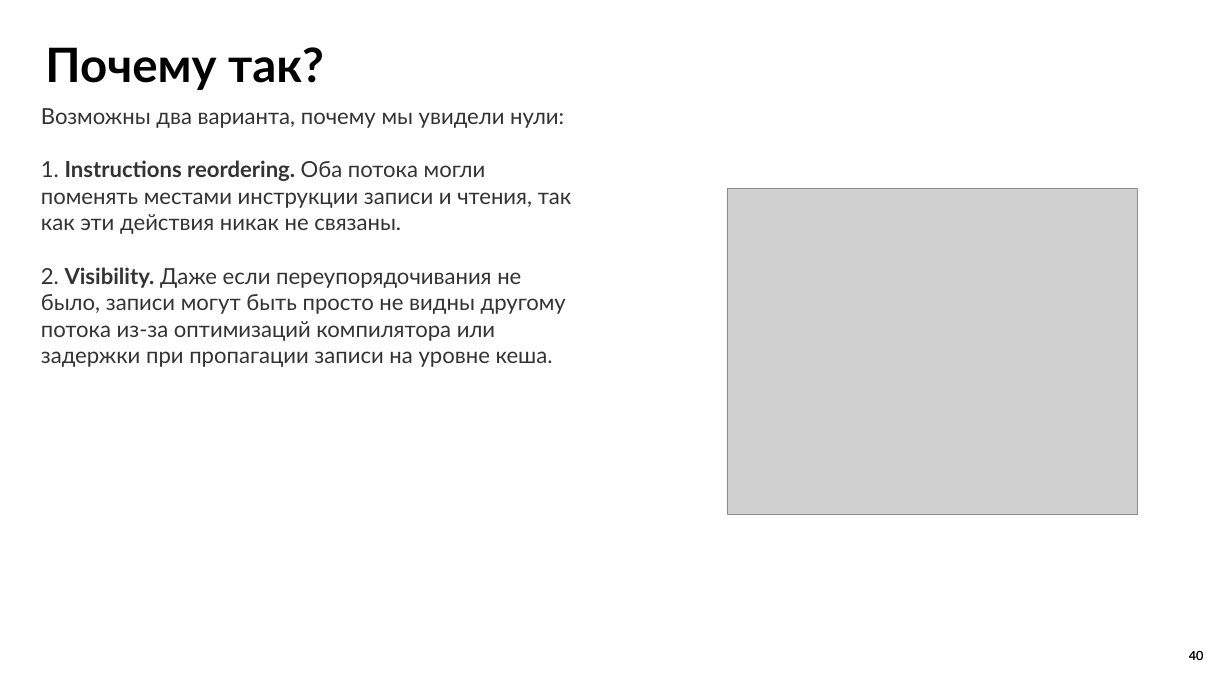
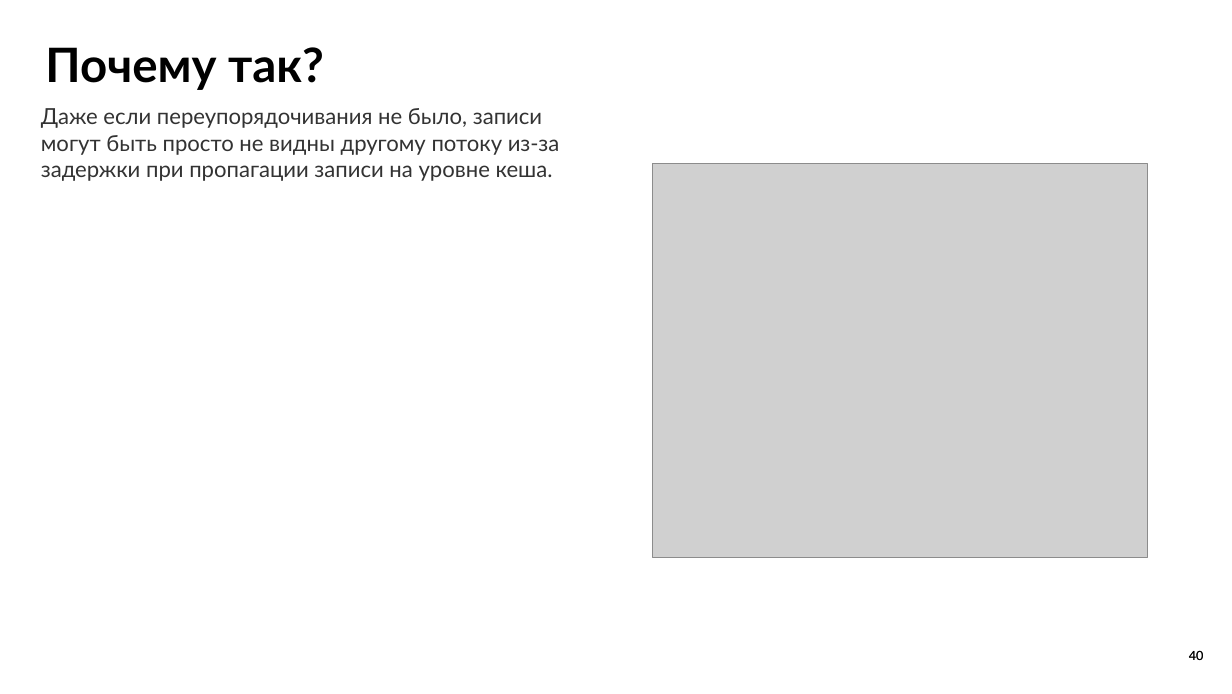
Before and after one commit to LilZaChill/market-pulse-ustinov, a slide deck: slide 40 of advanced/docs/seminar10/Семинар 10.pptx. Drawn at 1232x694 pixels with LibreOffice and Linux fonts; fonts in the diff are those of the drawing; grey boxes stand for pictures. Boxes give left, top, right and bottom in pixels: in the first picture for what was removed or moved away, otherwise in the second. Text is boxed around its words. In the diff, an @@ line names an element or a change of style, - is before the commit and + after.

```diff
--- a/advanced/docs/seminar10/Семинар 10.pptx
+++ b/advanced/docs/seminar10/Семинар 10.pptx
@@ text at <box>41,108,560,181</box>: text changed @@
-Возможны два варианта, почему мы увидели нули:
-1. Instructions reordering. Оба потока могли поменять местами инструкции записи и чтения, так как эти действия никак не связаны.
-2. Visibility. Даже если переупорядочивания не было, записи могут быть просто не видны другому потока из-за оптимизаций компилятора или задержки при пропагации записи на уровне кеша.
+Даже если переупорядочивания не было, записи могут быть просто не видны другому потоку из-за задержки при пропагации записи на уровне кеша.
@@ picture: place and size @@
-picture at <box>727,188,1137,515</box>
+picture at <box>652,164,1147,558</box>
```
Also in this commit, not shown: 2 other slides changed.
